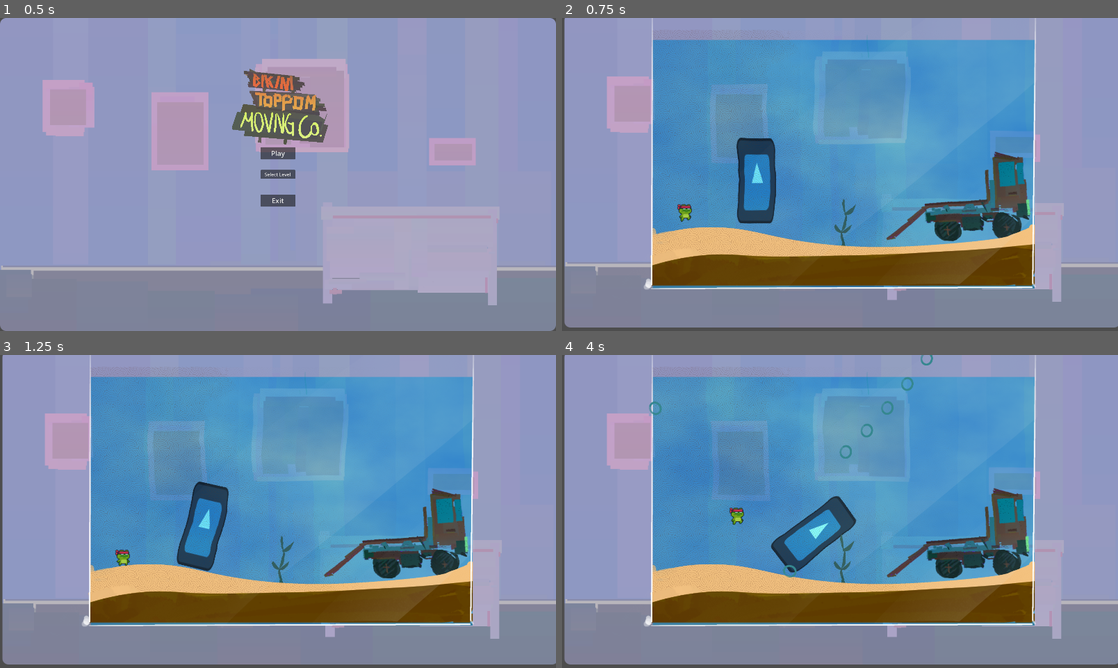
Above: before the commit, frames 1-4 (two rows, left to right).
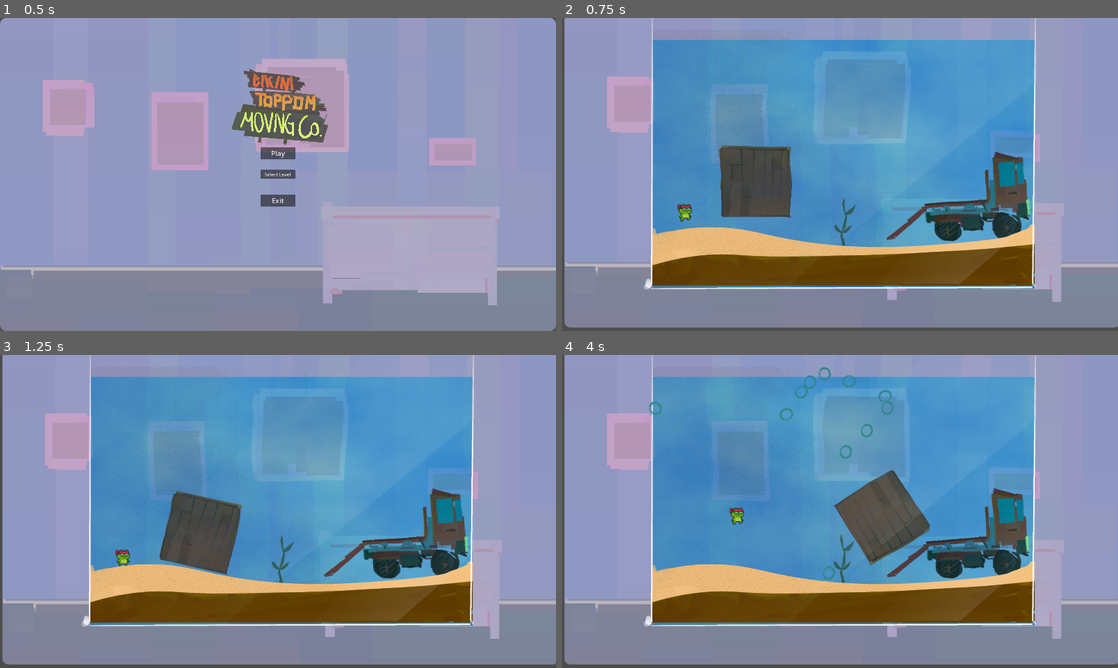
Above: after the commit, the same moments.

Repository: pR1smPrime/BikiniTop25
Game: Godot game, scene res://bikini_toppem_moving_service.tscn
The game is run twice, just before and just after one commit, with the same random seed, the same clock (stepped at 60 frames per second) and the same inputs. The engine's default icon, where the game draws it, is replaced by a stand-in: a white triangle on a blue panel in a dark square.
Inputs (mouse positions are in pixels of both pictures, inside the frame that each line leads up to):
- Up to frame 1 (0.5 s): no input
- Up to frame 2 (0.75 s): click "Play" at 0.5 s
- Up to frame 3 (1.25 s): no input
- Up to frame 4 (4 s): move the mouse to (962, 495) at 1.27 s; press the mouse at (962, 495) at 1.28 s; hold D (right) 1.28-2.78 s; tap W (jump) at 1.52, 2.27, 3.77 s; move the mouse to (728, 527) at 2.02 s; release the mouse at (728, 527) at 2.03 s; click (728, 527) at 2.1 s; move the mouse to (895, 442) at 2.77 s; press the mouse at (895, 442) at 2.78 s; hold A (left) 2.78-3.53 s; move the mouse to (812, 574) at 3.52 s; release the mouse at (812, 574) at 3.53 s; hold D (right) from 3.53 s (still down); click (812, 574) at 3.6 s

Frame 1 is identical in both runs. In frame 2, 3.2% of the frame differs, in the area x 28-42%, y 38-66%; in frame 3, 3.1%; in frame 4, 4.9%, in the area x 37-67%, y 0-72%.

Commit message:
add level 4

Diff:
--- /dev/null
+++ b/scenes/levels/level4.tscn
@@ -0,0 +1,70 @@
+[gd_scene load_steps=10 format=3 uid="uid://cbb2cs4v7f6iq"]
+
+[ext_resource type="PackedScene" uid="uid://b1k68xp6vdvd3" path="res://assets/objects/statics/static_column.tscn" id="1_se72r"]
+[ext_resource type="PackedScene" uid="uid://bb7t2rtlp7sku" path="res://scenes/levels/groundBase.tscn" id="2_dhxh3"]
+[ext_resource type="PackedScene" uid="uid://hph0vdl7puii" path="res://scenes/player/player.tscn" id="3_eqyv4"]
+[ext_resource type="PackedScene" uid="uid://wio4kqqfaasv" path="res://scenes/movable/movable.tscn" id="4_jfw20"]
+[ext_resource type="Script" path="res://scenes/movable/movable.gd" id="5_xi65j"]
+[ext_resource type="PackedScene" uid="uid://bofqt6oyryhyo" path="res://assets/objects/statics/target_truck.tscn" id="6_qxn3g"]
+[ext_resource type="PackedScene" uid="uid://cibr5e7jyyld6" path="res://assets/art/spritesAquarium/waves.tscn" id="7_ijvl3"]
+[ext_resource type="PackedScene" uid="uid://shixhf8xenw8" path="res://assets/objects/statics/static_algae_2.tscn" id="7_ukl2f"]
+[ext_resource type="PackedScene" uid="uid://dtoh8s6t2s5xi" path="res://assets/objects/statics/static_oyster.tscn" id="8_g52rs"]
+
+[node name="Level1" type="Node2D"]
+
+[node name="groundBase" parent="." instance=ExtResource("2_dhxh3")]
+
+[node name="Player" parent="." instance=ExtResource("3_eqyv4")]
+z_index = 1
+position = Vector2(418, -428)
+
+[node name="Camera2D" type="Camera2D" parent="."]
+position = Vector2(952, -524)
+
+[node name="MovableObj" parent="." instance=ExtResource("4_jfw20")]
+position = Vector2(789, -727)
+collision_layer = 3
+collision_mask = 3
+script = ExtResource("5_xi65j")
+
+[node name="TargetTruck" parent="." instance=ExtResource("6_qxn3g")]
+position = Vector2(1514, -866)
+scale = Vector2(0.5, 0.5)
+
+[node name="waves" parent="." instance=ExtResource("7_ijvl3")]
+
+[node name="StaticAlgae2" parent="." instance=ExtResource("7_ukl2f")]
+position = Vector2(575, -416)
+scale = Vector2(0.2, 0.2)
+
+[node name="StaticOyster" parent="." instance=ExtResource("8_g52rs")]
+position = Vector2(888, -363)
+scale = Vector2(0.1, 0.1)
+
+[node name="StaticOyster2" parent="." instance=ExtResource("8_g52rs")]
+position = Vector2(933, -353)
+scale = Vector2(0.1, 0.1)
+
+[node name="StaticOyster3" parent="." instance=ExtResource("8_g52rs")]
+position = Vector2(848, -315)
+rotation = 0.314159
+scale = Vector2(0.1, 0.1)
+
+[node name="StaticOyster4" parent="." instance=ExtResource("8_g52rs")]
+position = Vector2(889, -318)
+scale = Vector2(0.1, 0.1)
+
+[node name="StaticOyster5" parent="." instance=ExtResource("8_g52rs")]
+position = Vector2(928, -303)
+scale = Vector2(0.1, 0.1)
+
+[node name="StaticOyster6" parent="." instance=ExtResource("8_g52rs")]
+position = Vector2(796, -322)
+scale = Vector2(0.1, 0.1)
+
+[node name="StaticOyster7" parent="." instance=ExtResource("8_g52rs")]
+position = Vector2(977, -284)
+scale = Vector2(0.1, 0.1)
+
+[node name="StaticColumn" parent="." instance=ExtResource("1_se72r")]
+position = Vector2(1476, -519)
--- a/scenes/movable/movable.tscn
+++ b/scenes/movable/movable.tscn
@@ -1,20 +1,20 @@
 [gd_scene load_steps=3 format=3 uid="uid://wio4kqqfaasv"]
 
-[ext_resource type="Texture2D" uid="uid://dxtnjbsugbqj3" path="res://icon.svg" id="1_fn2hs"]
+[ext_resource type="Texture2D" uid="uid://dox3lojsuus8g" path="res://assets/art/spritesObjects/texture_object_box.png" id="1_6onjl"]
 
 [sub_resource type="RectangleShape2D" id="RectangleShape2D_m0prk"]
-size = Vector2(124, 287)
+size = Vector2(228, 238.5)
 
 [node name="MovableObj" type="RigidBody2D"]
 position = Vector2(676, 424)
+scale = Vector2(0.7, 0.7)
 mass = 2.39
 gravity_scale = 0.279
 
 [node name="CollisionShape2D" type="CollisionShape2D" parent="."]
-position = Vector2(0, -85.5)
+position = Vector2(0, -83.75)
 shape = SubResource("RectangleShape2D_m0prk")
 
 [node name="Sprite2D" type="Sprite2D" parent="."]
 position = Vector2(0, -83.5)
-scale = Vector2(1, 2.30469)
-texture = ExtResource("1_fn2hs")
+texture = ExtResource("1_6onjl")
